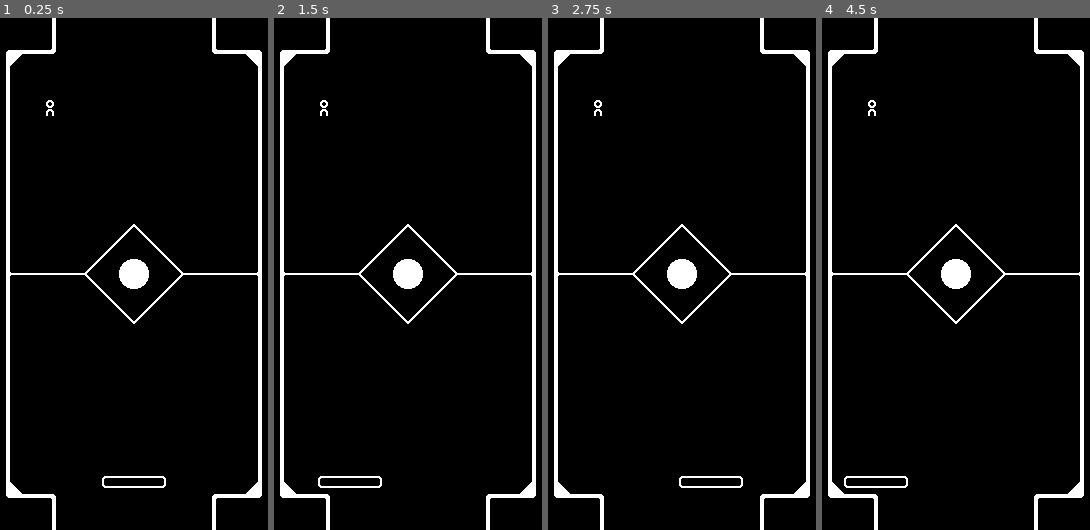
Above: before the commit, frames 1-4 (left to right).
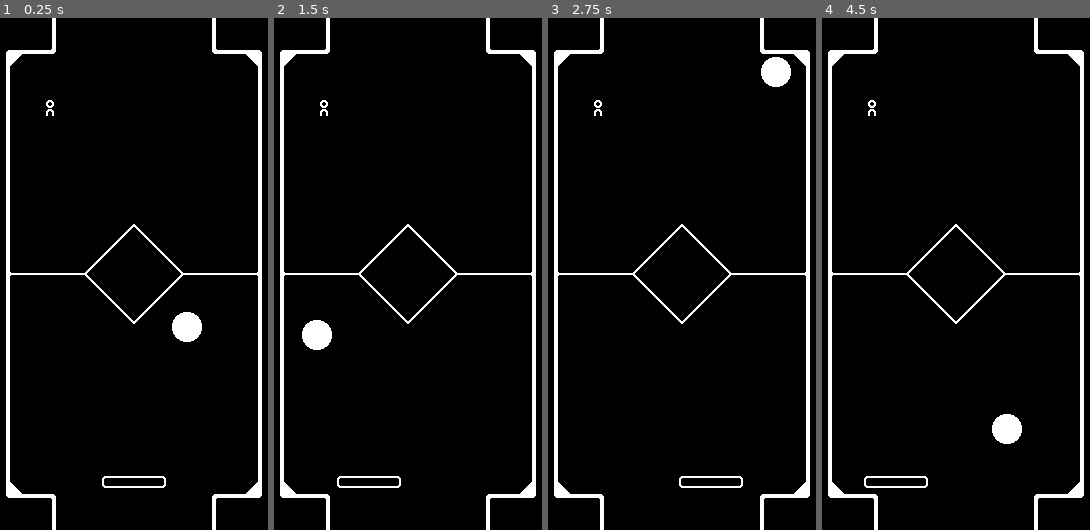
Above: after the commit, the same moments.

Repository: youssefevan/1-bit-jam-2
Game: Godot game, scene res://world.tscn
The game is run twice, just before and just after one commit, with the same random seed, the same clock (stepped at 60 frames per second) and the same inputs.
Inputs (mouse positions are in pixels of both pictures, inside the frame that each line leads up to):
- Up to frame 1 (0.25 s): no input
- Up to frame 2 (1.5 s): move the mouse to (472, 248) at 0.52 s; move the mouse to (351, 299) at 1.27 s
- Up to frame 3 (2.75 s): move the mouse to (711, 161) at 2.02 s
- Up to frame 4 (4.5 s): move the mouse to (942, 376) at 2.77 s; move the mouse to (1041, 350) at 3.52 s; move the mouse to (870, 197) at 4.27 s

The runs differ from the first frame. In frame 1, 1.0% of the frame differs, in the area x 44-76%, y 47-64%; in frame 2, 1.2%; in frame 3, 1.0%; in frame 4, 1.2%, in the area x 8-75%, y 47-92%.

Commit message:
changed physics (good now)

Diff:
--- a/project.godot
+++ b/project.godot
@@ -19,7 +19,7 @@
 
 window/size/viewport_width=288
 window/size/viewport_height=512
-window/stretch/mode="viewport"
+window/stretch/mode="canvas_items"
 
 [rendering]
 
--- a/scripts/Paddle.gd
+++ b/scripts/Paddle.gd
@@ -1,4 +1,7 @@
-extends Area2D
+extends CharacterBody2D
+
+var fric = 8
 
 func _physics_process(delta):
-	global_position.x = clamp(get_global_mouse_position().x, 64, 224)
+	var target_position = lerp(global_position.x, get_global_mouse_position().x, fric * delta)
+	global_position.x = clamp(target_position, 64, 224)
--- /dev/null
+++ b/scripts/Puck.gd
@@ -0,0 +1,10 @@
+extends CharacterBody2D
+
+var move_angle = Vector2(1, 1)
+var speed = 300
+
+func _physics_process(delta):
+	velocity = move_angle.normalized() * speed * delta
+	var col = move_and_collide(velocity)
+	if col:
+		move_angle = velocity.bounce(col.get_normal())
--- a/world.tscn
+++ b/world.tscn
@@ -1,7 +1,8 @@
-[gd_scene load_steps=9 format=3 uid="uid://ce1rbpfud4282"]
+[gd_scene load_steps=10 format=3 uid="uid://ce1rbpfud4282"]
 
 [ext_resource type="Texture2D" uid="uid://b2l6iif0sjdf1" path="res://sprites/littleman1.png" id="1_2u3s4"]
 [ext_resource type="Texture2D" uid="uid://cssx0a2ejrvg0" path="res://sprites/world.png" id="1_7uiod"]
+[ext_resource type="Script" path="res://scripts/Puck.gd" id="3_qgjgo"]
 [ext_resource type="Texture2D" uid="uid://igeaeoc8kyhv" path="res://sprites/puck.png" id="3_yq80h"]
 [ext_resource type="Script" path="res://scripts/Paddle.gd" id="4_47ori"]
 [ext_resource type="Texture2D" uid="uid://byaibpqj76kwh" path="res://sprites/paddle.png" id="4_m0skj"]
@@ -46,9 +47,9 @@
 [node name="Collider" type="CollisionPolygon2D" parent="Walls2"]
 polygon = PackedVector2Array(0, 0, 0, 512, 64, 512, 64, 478, 31.9988, 478, 17.9988, 464, 17.9999, 48.0001, 31.9999, 34.0001, 64, 34.0002, 64, 0)
 
-[node name="Puck" type="Area2D" parent="."]
+[node name="Puck" type="CharacterBody2D" parent="."]
 position = Vector2(144, 256)
-linear_damp = 0.5
+script = ExtResource("3_qgjgo")
 metadata/_edit_group_ = true
 
 [node name="Sprite" type="Sprite2D" parent="Puck"]
@@ -57,9 +58,8 @@
 [node name="Collider" type="CollisionShape2D" parent="Puck"]
 shape = SubResource("CircleShape2D_ejjn2")
 
-[node name="Paddle" type="Area2D" parent="."]
+[node name="Paddle" type="CharacterBody2D" parent="."]
 position = Vector2(144, 464)
-linear_damp = 20.0
 script = ExtResource("4_47ori")
 metadata/_edit_group_ = true
 
